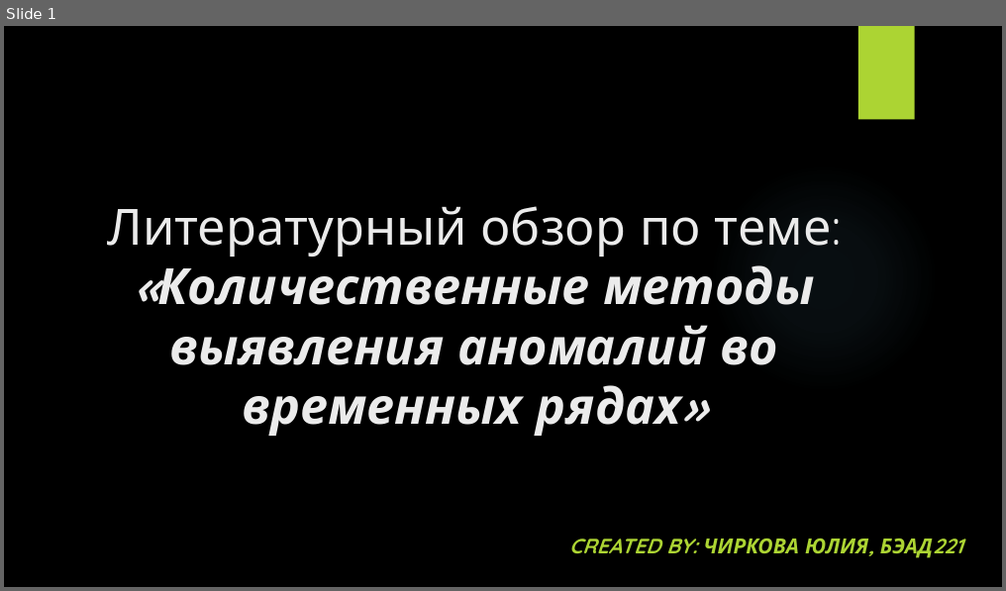
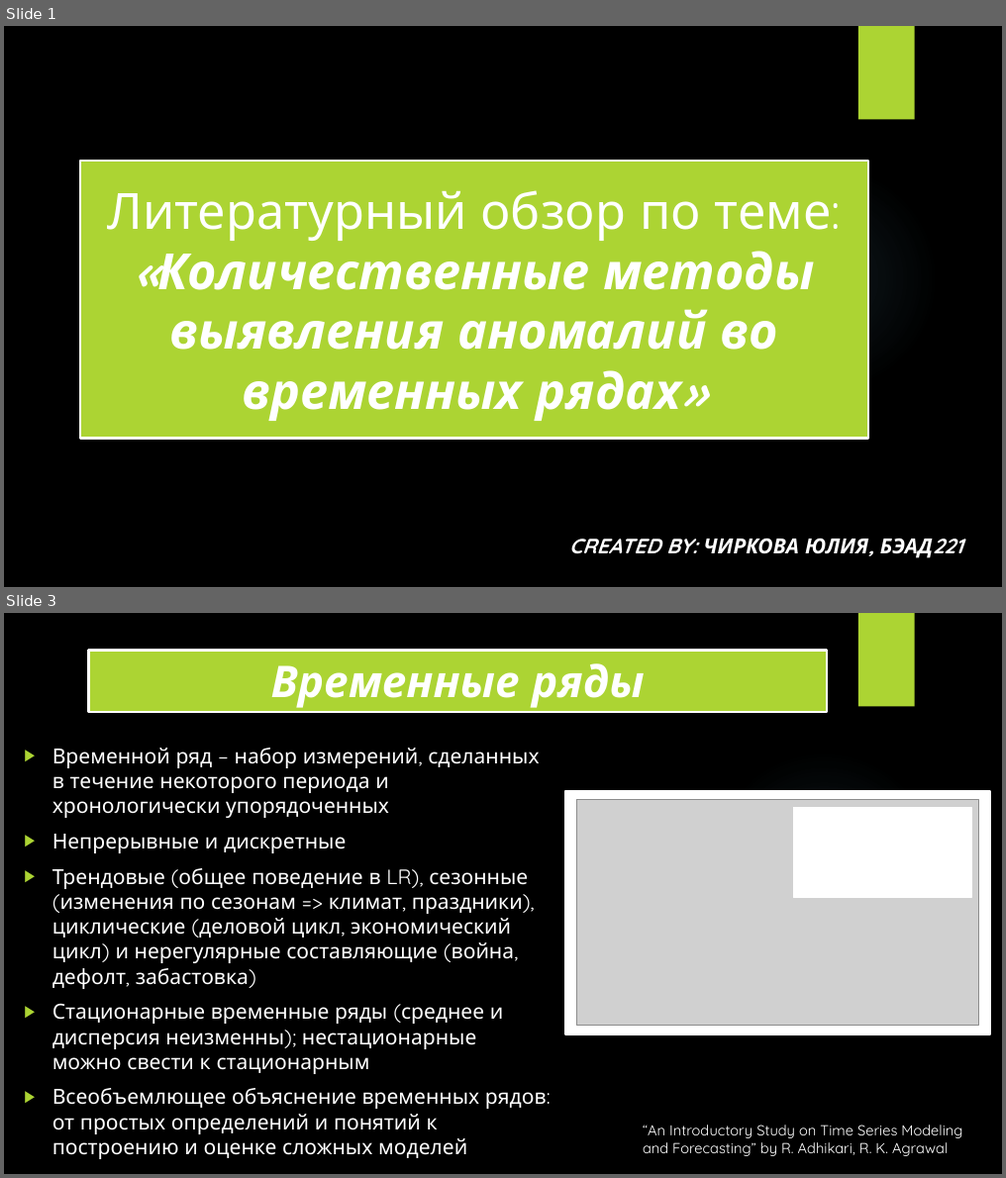
Before and after one commit to romashkova-nina/NIS_Literature_Review, a slide deck: Literature_Review_Presentation.pptx. Shown one above the other, each under a label of ours: slide 1 before the commit, slides 1 and 3 after it; the slides between them are not shown. The pictures are 1006x591 and 1006x1178 pixels, drawn with LibreOffice and Linux fonts; fonts in the diff are those of the drawing; grey boxes stand for pictures; background and template pictures are left out. Boxes give left, top, right and bottom in pixels: in the first picture for what was removed or moved away, otherwise in the second. Text is boxed around its words. In the diff, an @@ line names an element or a change of style, - is before the commit and + after.

```diff
--- a/Literature_Review_Presentation.pptx
+++ b/Literature_Review_Presentation.pptx
@@ slide 3 added at [4, 613, 1002, 1174], background picture (left out); not listed: 2 template elements that a slide beside it also shows @@
@@ title added at [88, 651, 827, 713], fill #ACD433, outline #FFFFFF 2.25 pt, 42 pt, text #FFFFFF, bold, italic @@
+Временные ряды
@@ text added at [53, 748, 547, 1159], 20 pt, text #FFFFFF @@
+▶ Временной ряд – набор измерений, сделанных в течение некоторого периода и хронологически упорядоченных
+▶ Непрерывные и дискретные
+▶ Трендовые (общее поведение в LR), сезонные (изменения по сезонам => климат, праздники), циклические (деловой цикл, экономический цикл) и нерегулярные составляющие (война, дефолт, забастовка)
+▶ Стационарные временные ряды (среднее и дисперсия неизменны); нестационарные можно свести к стационарным
+▶ Всеобъемлющее объяснение временных рядов: от простых определений и понятий к построению и оценке сложных моделей
+▶ Строгий матподход+графики+практика
@@ rectangle added at [565, 791, 990, 1035], fill #FFFFFF, outline #FFFFFF 1.5 pt @@
@@ picture added at [576, 800, 979, 1026] @@
@@ rectangle added at [794, 808, 972, 897], fill #FFFFFF, outline #FFFFFF 1.5 pt @@
@@ text added at [643, 1125, 962, 1157], 14 pt, text #FFFFFF @@
+“An Introductory Study on Time Series Modeling and Forecasting” by R. Adhikari, R. K. Agrawal
@@ slide 1 changed as well @@
@@ title "Литературный обзор по теме: «Количественные ...": place and size @@
-title "Литературный обзор по теме: «Количественные ..." at [107, 206, 832, 436]
+title "Литературный обзор по теме: «Количественные ..." at [80, 161, 868, 439]
@@ title "Литературный обзор по теме: «Количественные ..." at [80, 161, 868, 439]: text colour #EBEBEB to #FFFFFF; vertical alignment bottom to middle; fill none to #ACD433; outline none to #FFFFFF 2.25 pt @@
@@ subtitle "CREATED BY: ЧИРКОВА ЮЛИЯ, БЭАД221" at [569, 538, 868, 555]: text colour #ACD433 to #FFFFFF @@
```
Also in this commit, not shown: 14 other slides added.
